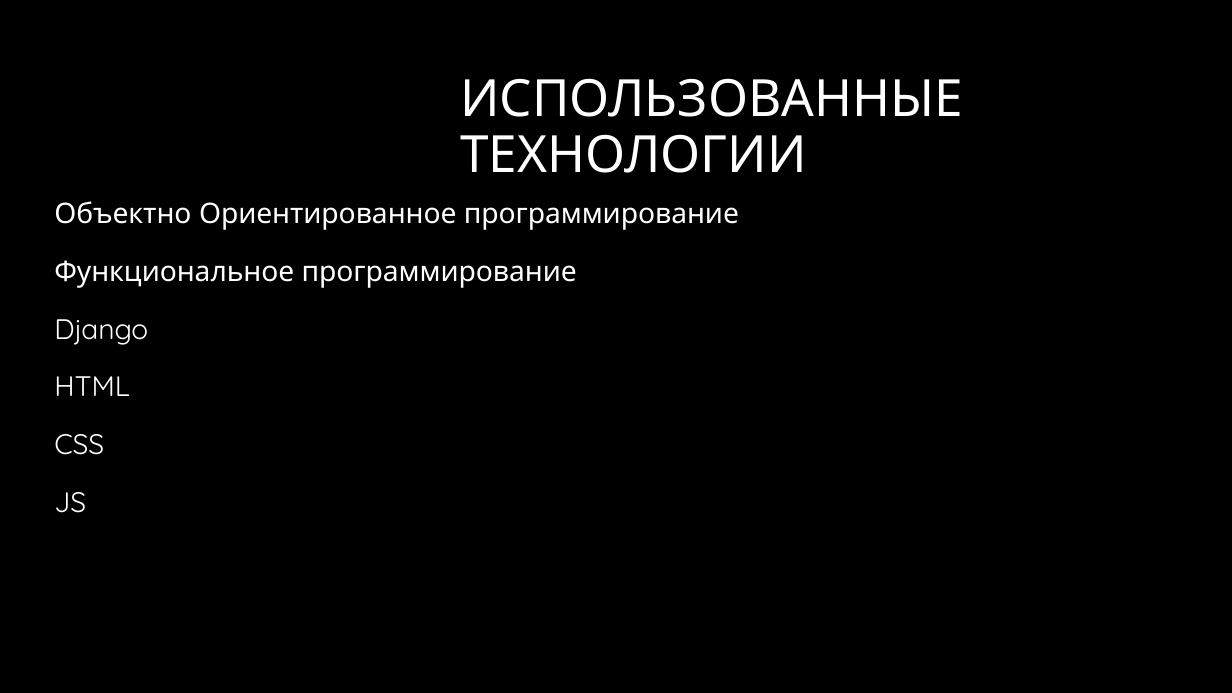
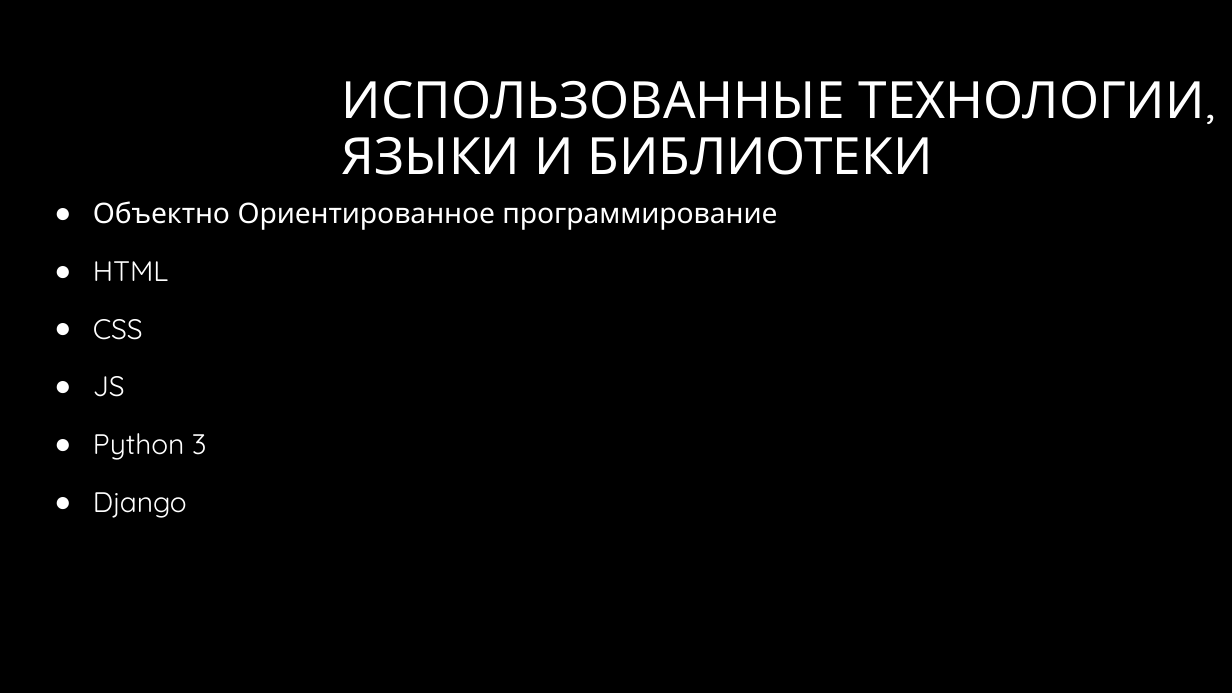
Before and after one commit to Dmitry26092003/Web, a slide deck: slide 5 of website/Proekt_po_WebServer_3DPrintingService_RussiaPenza.pptx. Drawn at 1232x693 pixels with LibreOffice and Linux fonts; fonts in the diff are those of the drawing; background and template pictures are left out. Boxes give left, top, right and bottom in pixels: in the first picture for what was removed or moved away, otherwise in the second. Text is boxed around its words. In the diff, an @@ line names an element or a change of style, - is before the commit and + after.

```diff
--- a/website/Proekt_po_WebServer_3DPrintingService_RussiaPenza.pptx
+++ b/website/Proekt_po_WebServer_3DPrintingService_RussiaPenza.pptx
@@ title at (342, 80, 1216, 175): text changed @@
-ИСПОЛЬЗОВАННЫЕ ТЕХНОЛОГИИ
+ИСПОЛЬЗОВАННЫЕ ТЕХНОЛОГИИ, ЯЗЫКИ И БИБЛИОТЕКИ
@@ text at (93, 201, 777, 397): bullet none to ● @@
@@ text at (54, 260, 577, 345): paragraphs removed @@
-Функциональное программирование
-Django
@@ text at (93, 433, 207, 518): paragraphs added @@
+● Python 3
+● Django
```
Also in this commit, not shown: 3 other slides changed, 32 other files.
